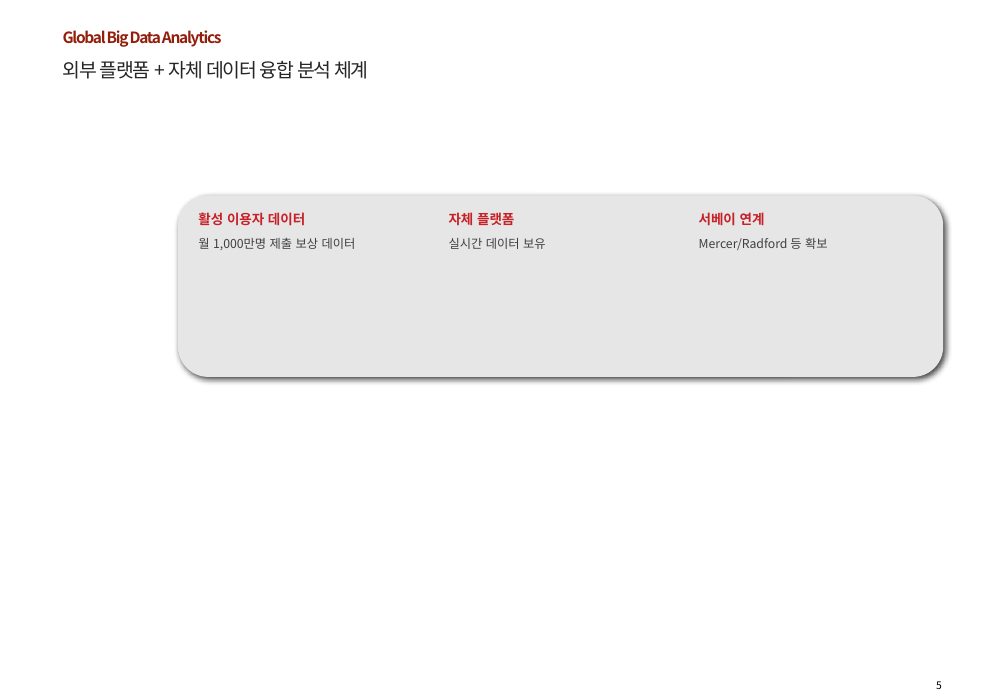
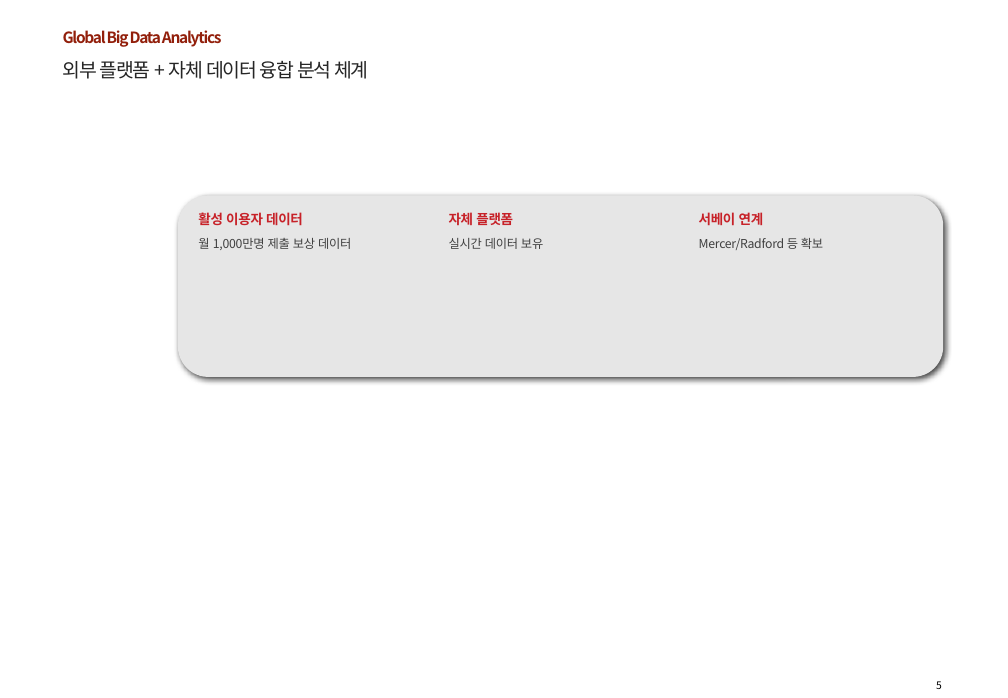
Before and after one commit to 0101-commits/ppt-skill, a slide deck: slide 6 of HCG_Automated_Draft.pptx. Drawn at 1008x698 pixels with LibreOffice and Linux fonts; fonts in the diff are those of the drawing; background and template pictures are left out. Boxes give left, top, right and bottom in pixels: in the first picture for what was removed or moved away, otherwise in the second. Text is boxed around its words. In the diff, an @@ line names an element or a change of style, - is before the commit and + after.

```diff
--- a/HCG_Automated_Draft.pptx
+++ b/HCG_Automated_Draft.pptx
@@ letter spacing 0 to -0.2 pt in 3 elements at (198,212,351,250), (449,212,543,249), (699,212,823,250) @@
```
Also in this commit, not shown: 4 other slides changed, 9 other files.
